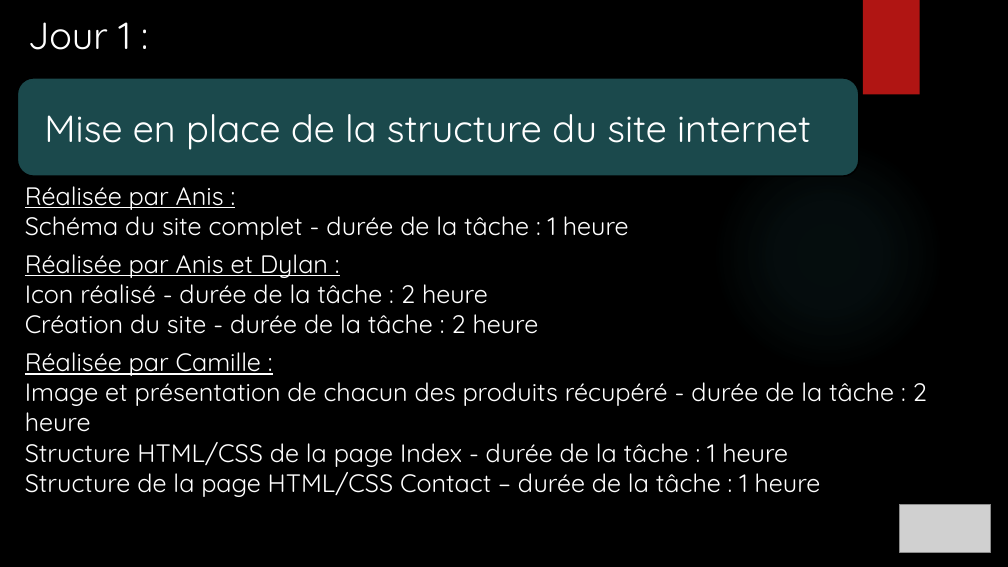
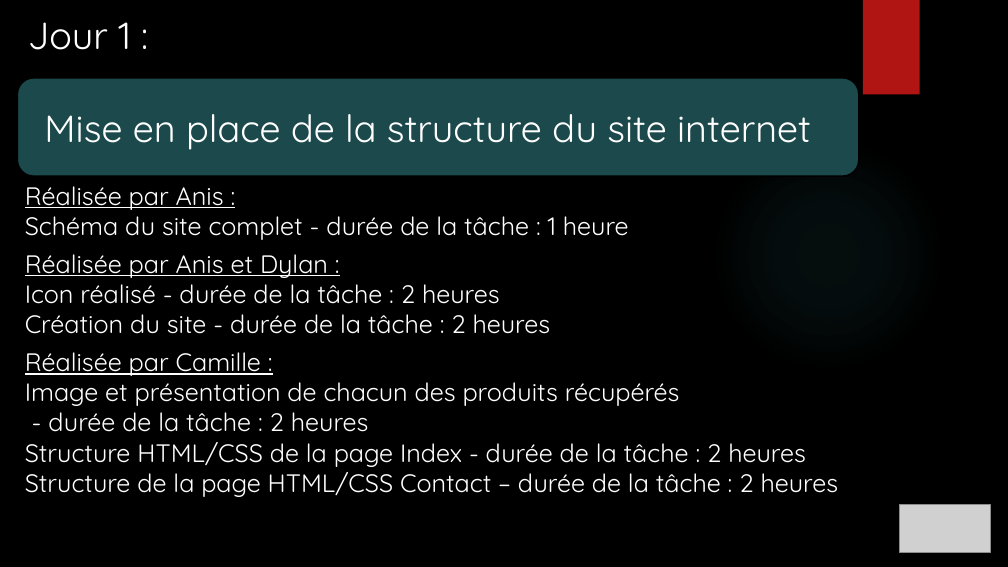
Before and after one commit to ChampemeDylan/UPOP, a slide deck: slide 10 of Présentation UPOP.pptx. Drawn at 1008x567 pixels with LibreOffice and Linux fonts; fonts in the diff are those of the drawing; grey boxes stand for pictures; background and template pictures are left out. Boxes give left, top, right and bottom in pixels: in the first picture for what was removed or moved away, otherwise in the second. Text is boxed around its words. In the diff, an @@ line names an element or a change of style, - is before the commit and + after.

```diff
--- a/Présentation UPOP.pptx
+++ b/Présentation UPOP.pptx
@@ text at (25, 277, 551, 334): text changed @@
-Icon réalisé - durée de la tâche : 2 heure
-Création du site - durée de la tâche : 2 heure
+Icon réalisé - durée de la tâche : 2 heures
+Création du site - durée de la tâche : 2 heures
@@ text at (25, 382, 839, 497): text changed @@
-Image et présentation de chacun des produits récupéré - durée de la tâche : 2 heure
-Structure HTML/CSS de la page Index - durée de la tâche : 1 heure
-Structure de la page HTML/CSS Contact – durée de la tâche : 1 heure
+Image et présentation de chacun des produits récupérés
+- durée de la tâche : 2 heures
+Structure HTML/CSS de la page Index - durée de la tâche : 2 heures
+Structure de la page HTML/CSS Contact – durée de la tâche : 2 heures
```
Also in this commit, not shown: 15 other slides changed, 7 slides added.
